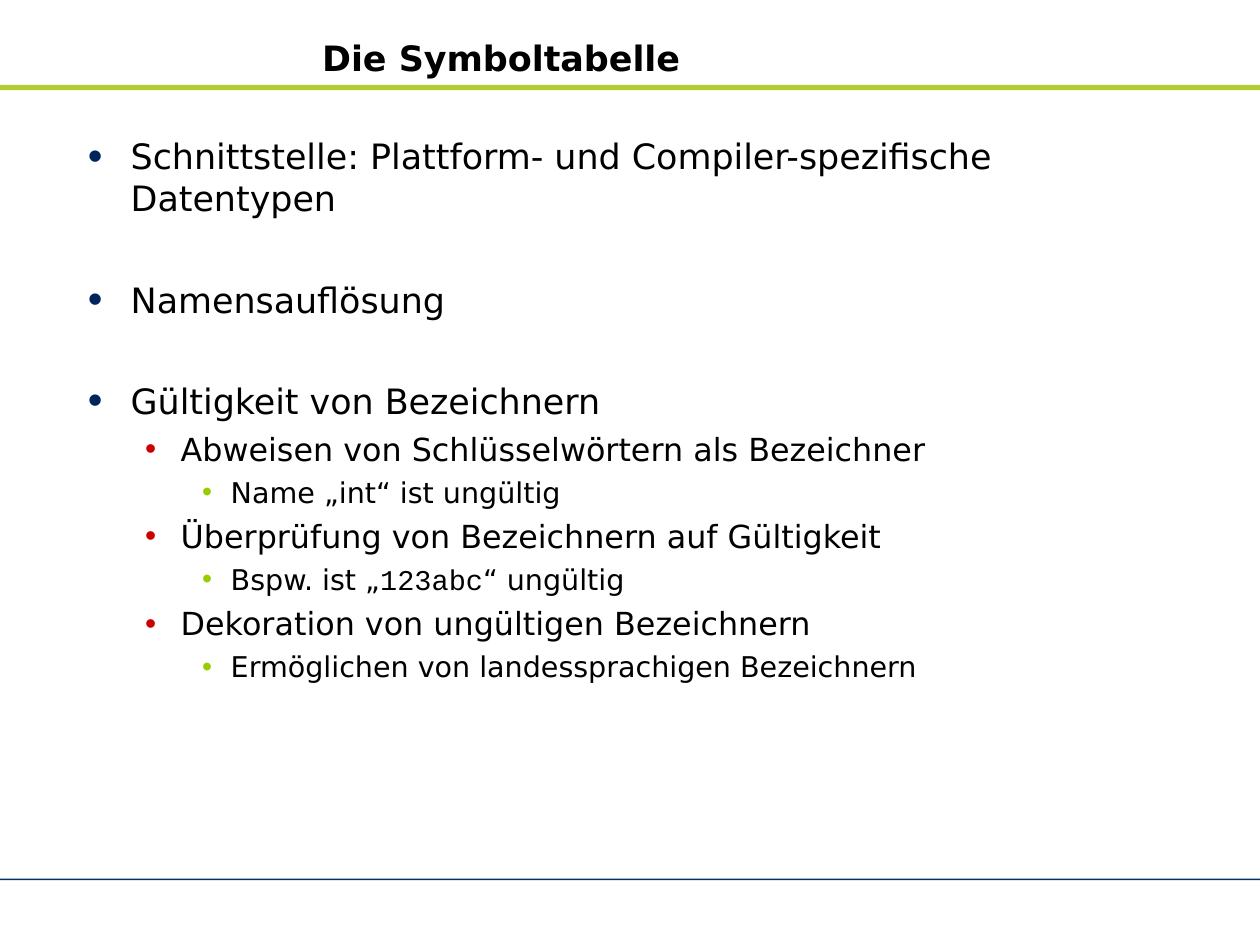
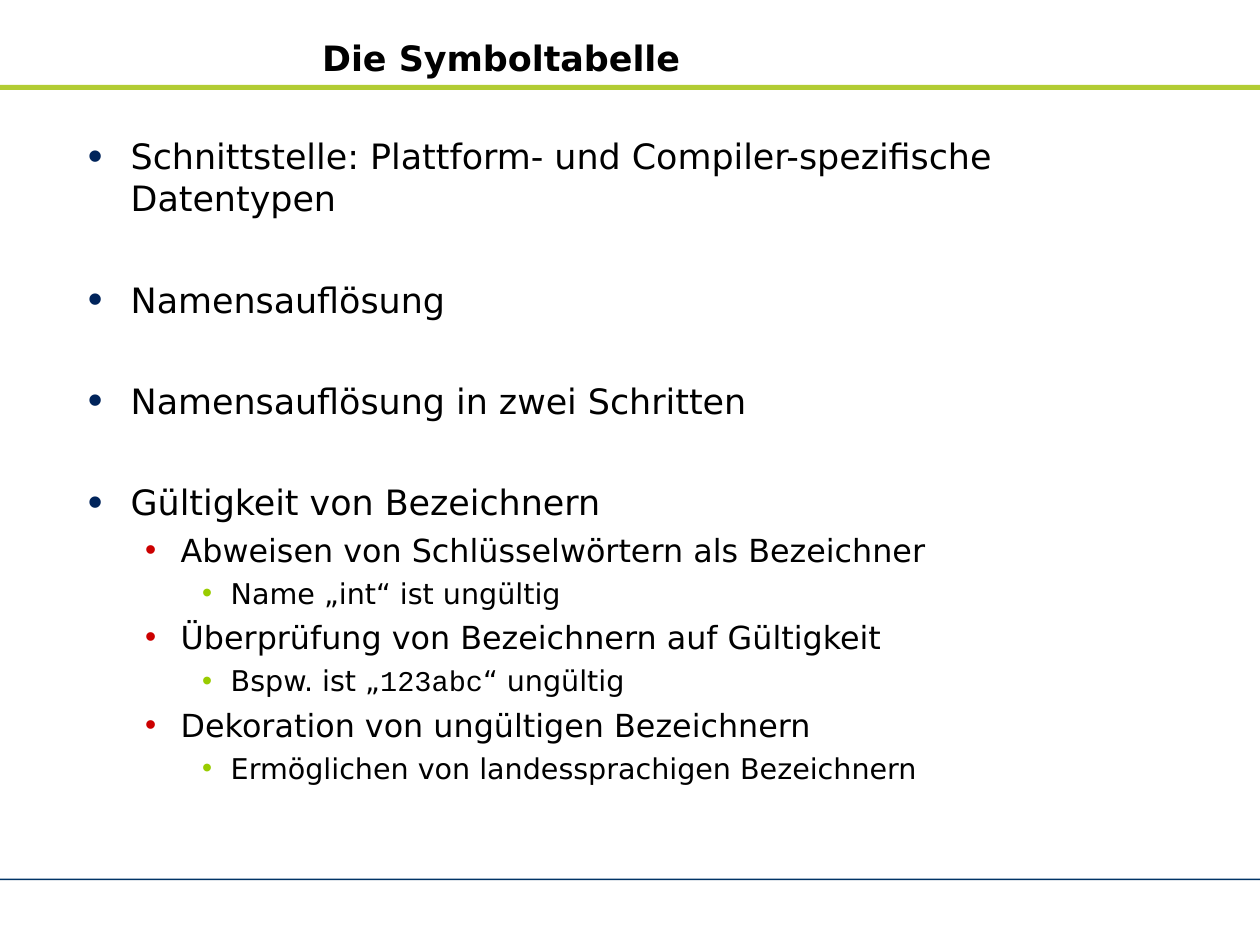
Before and after one commit to zhongxinhua/sose10-swp-uebersetzerbau, a slide deck: slide 26 of trunk/dokumentation/rk-kundenpraesentation/rk-kundenpraesentation.odp (slide 25 before the commit). Drawn at 1260x945 pixels with LibreOffice and Linux fonts; fonts in the diff are those of the drawing; background and template pictures are left out. Boxes give left, top, right and bottom in pixels: in the first picture for what was removed or moved away, otherwise in the second. Text is boxed around its words. In the diff, an @@ line names an element or a change of style, - is before the commit and + after.

```diff
--- a/trunk/dokumentation/rk-kundenpraesentation/rk-kundenpraesentation.odp
+++ b/trunk/dokumentation/rk-kundenpraesentation/rk-kundenpraesentation.odp
@@ text at [131,387,746,422]: paragraph added @@
+• Namensauflösung in zwei Schritten
```
Also in this commit, not shown: 2 other slides changed, 3 slides added, 1 slide removed, 1 other file.
